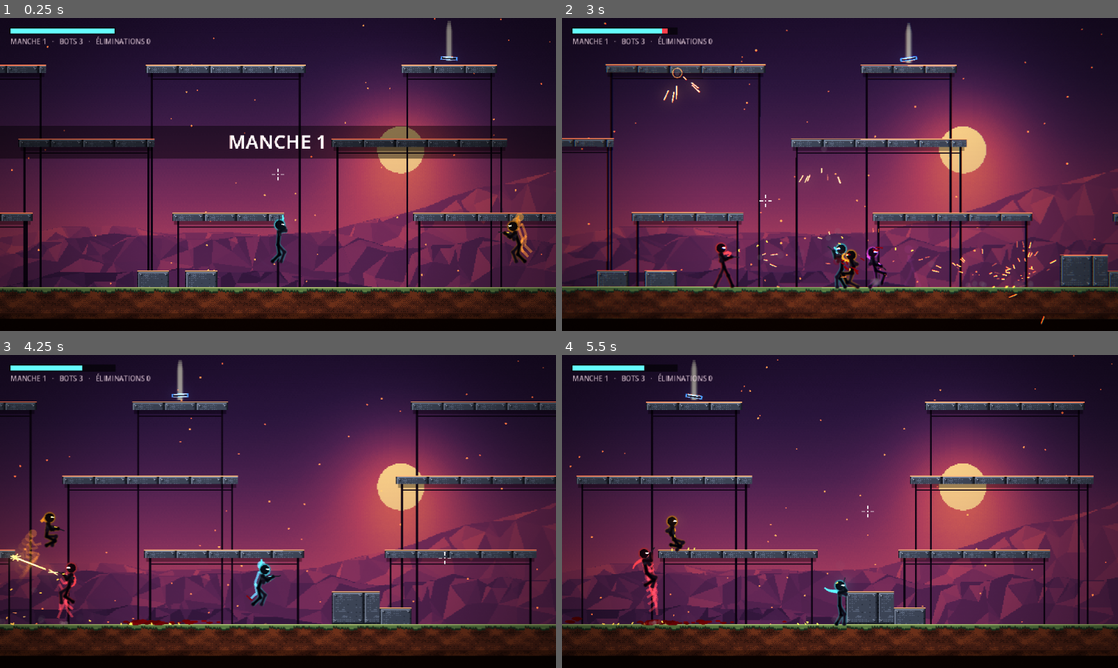
Above: before the commit, frames 1-4 (two rows, left to right).
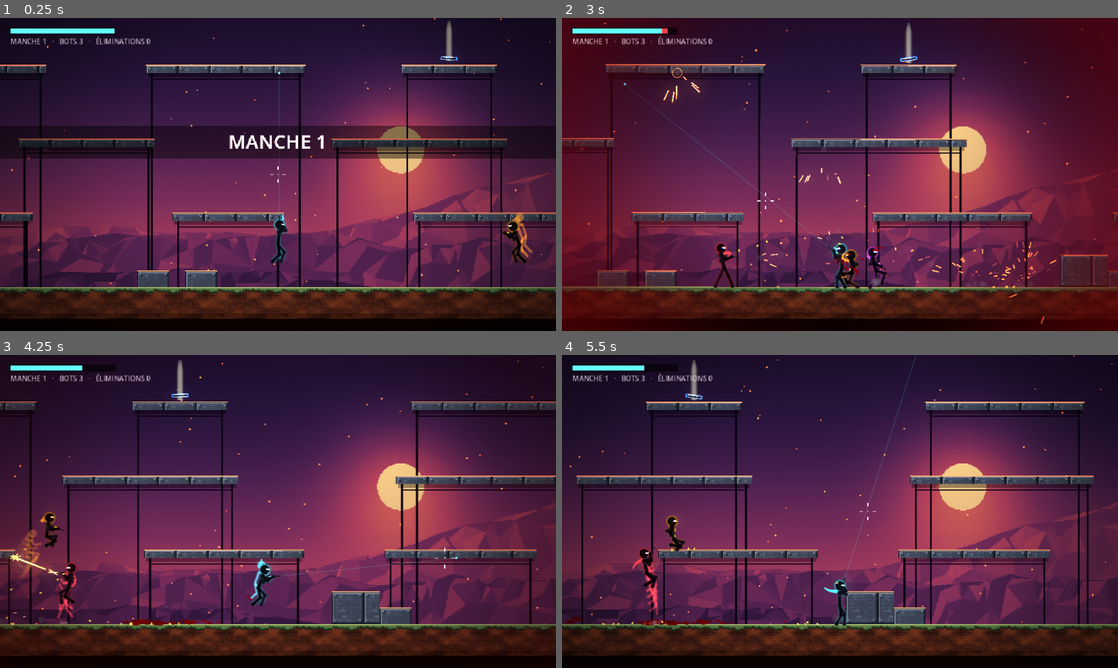
Above: after the commit, the same moments.

Repository: Chrlstopher-c/rixe
Game: Godot game, scene res://game/main.tscn
Same seed, same stepped clock (60 frames per second), same inputs: the game is played once before the commit and once after it.
Inputs (mouse positions are in pixels of both pictures, inside the frame that each line leads up to):
- Up to frame 1 (0.25 s): no input
- Up to frame 2 (3 s): tap Enter at 0.5 s; move the mouse to (962, 158) at 0.52 s; hold D (right) 0.53-1.25 s; tap Shift (dash) at 0.6 s; click (962, 158) at 0.67 s; tap W (jump) at 0.77 s; drag from (728, 190) to (812, 237) at 1.27 s; move the mouse to (895, 105) at 2.02 s; hold A (left) 2.03-2.75 s; tap E (melee) at 2.1 s; click (895, 105) at 2.17 s; drag from (812, 237) to (673, 127) at 2.77 s
- Up to frame 3 (4.25 s): move the mouse to (444, 558) at 3.52 s; hold D (right) from 3.53 s (still down); tap F at 3.6 s; click (444, 558) at 3.67 s; tap W (jump) at 3.77 s
- Up to frame 4 (5.5 s): release D (right) at 4.25 s; drag from (673, 464) to (756, 433) at 4.27 s; move the mouse to (867, 511) at 5.02 s; hold D (right) from 5.03 s (still down); tap Shift (dash) at 5.1 s; click (867, 511) at 5.17 s

The runs differ from the first frame. In frame 1, less than 0.1% of the frame differs, in the area x 48-52%, y 17-53%; in frame 2, 17%, in the area x 0-100%, y 0-100%; in frame 3, less than 0.1%; in frame 4, less than 0.1%.

Commit message:
Bord rouge de dégâts, viseur dynamique (dispersion + recul), ligne de visée
Co-Authored-By: Claude Opus 5.5 (1M context) <noreply@anthropic.com>
Claude-Session: https://claude.ai/code/session_019E4BjX7ceCbkbFqNjaL8nD

Diff:
--- a/core/juice.gd
+++ b/core/juice.gd
@@ -16,6 +16,8 @@
 var trauma := 0.0
 var aberration := 0.0
 var zoom_punch := 0.0
+## Intensité du bord rouge de dégâts : vie basse du joueur + coups récents.
+var hurt := 0.0
 var shockwaves: Array[Dictionary] = []
 var _hitstop := 0.0
 var _slowmo := 0.0
@@ -82,6 +84,7 @@
 
 func reset() -> void:
 	trauma = 0.0
+	hurt = 0.0
 	aberration = 0.0
 	zoom_punch = 0.0
 	shockwaves.clear()
--- a/fighters/fighter.gd
+++ b/fighters/fighter.gd
@@ -105,6 +105,9 @@
 func _timers(delta: float) -> void:
 	hit_flash -= delta
 	shield -= delta
+	if is_player:
+		var low := clampf(1.0 - hp / 45.0, 0.0, 1.0) * 0.45
+		Juice.hurt = maxf(move_toward(Juice.hurt, 0.0, delta * 1.2), low)
 	_since_hit += delta
 	if is_player and _since_hit > REGEN_DELAY:
 		hp = minf(hp + REGEN_RATE * delta, MAX_HP)
@@ -227,6 +230,7 @@
 	if player_involved and dmg >= 20.0:
 		Juice.hitstop(0.04)
 	if is_player:
+		Juice.hurt = minf(Juice.hurt + 0.35, 0.8)
 		Juice.aberration = minf(Juice.aberration + 0.35, 1.5)
 		Juice.shake(0.18)
 
--- a/fighters/stick_rig.gd
+++ b/fighters/stick_rig.gd
@@ -198,12 +198,26 @@
 		var visor: Vector2 = j.head + Vector2(fighter.facing * 1.2, -0.5)
 		draw_line(visor, visor + Vector2(fighter.facing * 2.4, 0.3), fighter.team_color * 3.0, 1.2)
 	_draw_stumps()
+	if fighter.is_player:
+		_draw_laser()
 	for i in range(1, _kick_trail.size()):
 		var a := float(i) / _kick_trail.size()
 		draw_line(to_local(_kick_trail[i - 1]), to_local(_kick_trail[i]), Color(2.4, 2.2, 2.1, a * 0.8), 2.5 * a, Juice.hd)
 	if fighter.shield > 0.0:
 		var a := 0.25 + 0.25 * sin(_t * 20.0)
 		draw_arc(Vector2(0, -15), 19.0, 0.0, TAU, 40, Color(fighter.team_color * 1.8, a), 1.2, Juice.hd)
+
+
+func _draw_laser() -> void:
+	var from := muzzle_global()
+	var to := from + fighter.aim_dir * 260.0
+	var q := PhysicsRayQueryParameters2D.create(from, to, Juice.MASK_WORLD | Juice.MASK_PLATFORMS)
+	var hit := get_world_2d().direct_space_state.intersect_ray(q)
+	if not hit.is_empty():
+		to = hit.position
+	var col := Color(fighter.team_color * 1.4, 0.12)
+	draw_line(to_local(from), to_local(to), col, 0.6, Juice.hd)
+	draw_circle(to_local(to), 0.9, Color(fighter.team_color * 2.5, 0.6))
 
 
 func has(part: String) -> bool:
--- a/fx/post.gd
+++ b/fx/post.gd
@@ -27,6 +27,7 @@
 	_mat.set_shader_parameter("aberration", Juice.aberration)
 	_mat.set_shader_parameter("aspect", size.x / size.y)
 	_mat.set_shader_parameter("waves", _waves(size))
+	_mat.set_shader_parameter("hurt", Juice.hurt)
 
 
 func _waves(size: Vector2) -> PackedVector4Array:
--- a/fx/post.gdshader
+++ b/fx/post.gdshader
@@ -10,6 +10,7 @@
 uniform float aspect = 1.7777;
 uniform float grain = 0.006;
 uniform float vignette = 0.4;
+uniform float hurt = 0.0;
 
 vec2 wave_offset(vec2 uv) {
 	vec2 off = vec2(0.0);
@@ -44,7 +45,9 @@
 	}
 	col /= 8.0;
 	vec2 c = (SCREEN_UV - 0.5) * vec2(aspect, 1.0);
-	col *= 1.0 - vignette * smoothstep(0.35, 1.05, length(c));
+	float edge = smoothstep(0.35, 1.05, length(c));
+	col *= 1.0 - vignette * edge;
+	col = mix(col, vec3(0.5, 0.0, 0.03), hurt * edge * (0.75 + 0.25 * sin(TIME * 9.0)));
 	col += (hash(SCREEN_UV * 731.0 + TIME) - 0.5) * grain;
 	COLOR = vec4(col, 1.0);
 }
--- a/hud/hud.gd
+++ b/hud/hud.gd
@@ -80,6 +80,11 @@
 
 func _draw_crosshair(m: Vector2) -> void:
 	var c := Color(2.0, 1.9, 1.9, 0.9)
+	var gap := 3.0
+	if is_instance_valid(player):
+		var spread: float = player.gun.def.spread * (1.0 if player.body.arms_left() == 2 else 2.5)
+		gap += spread * player.global_position.distance_to(player.get_global_mouse_position()) * 0.6
+		gap += player.rig.recoil * 1.2
 	for d in [Vector2.RIGHT, Vector2.LEFT, Vector2.UP, Vector2.DOWN]:
-		_canvas.draw_line(m + d * 3.0, m + d * 7.0, c, 1.0)
-	_canvas.draw_circle(m, 0.8, c)
+		_canvas.draw_line(m + d * gap, m + d * (gap + 4.0), c, 1.0)
+	_canvas.draw_circle(m, 0.7, c)
Not shown, changed: EPICS.md
